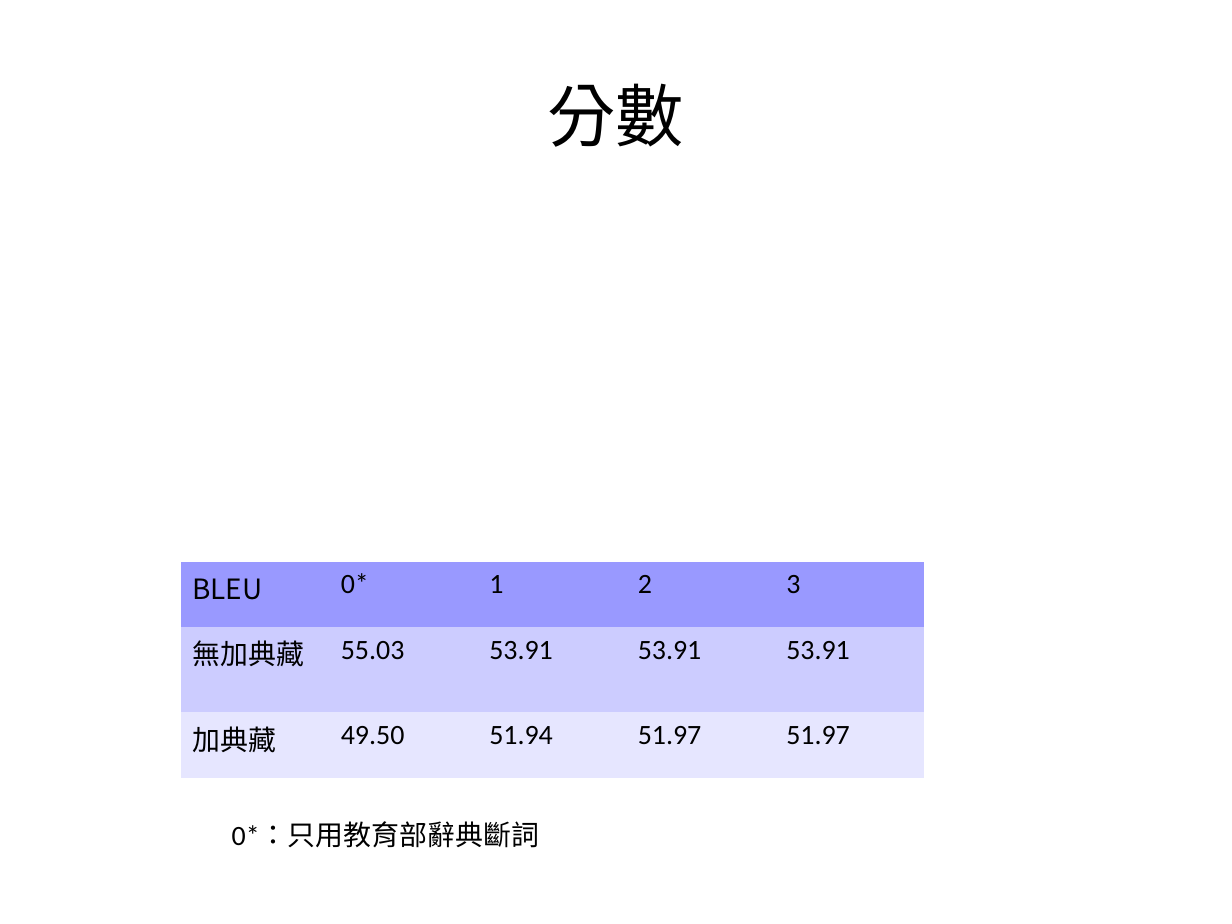
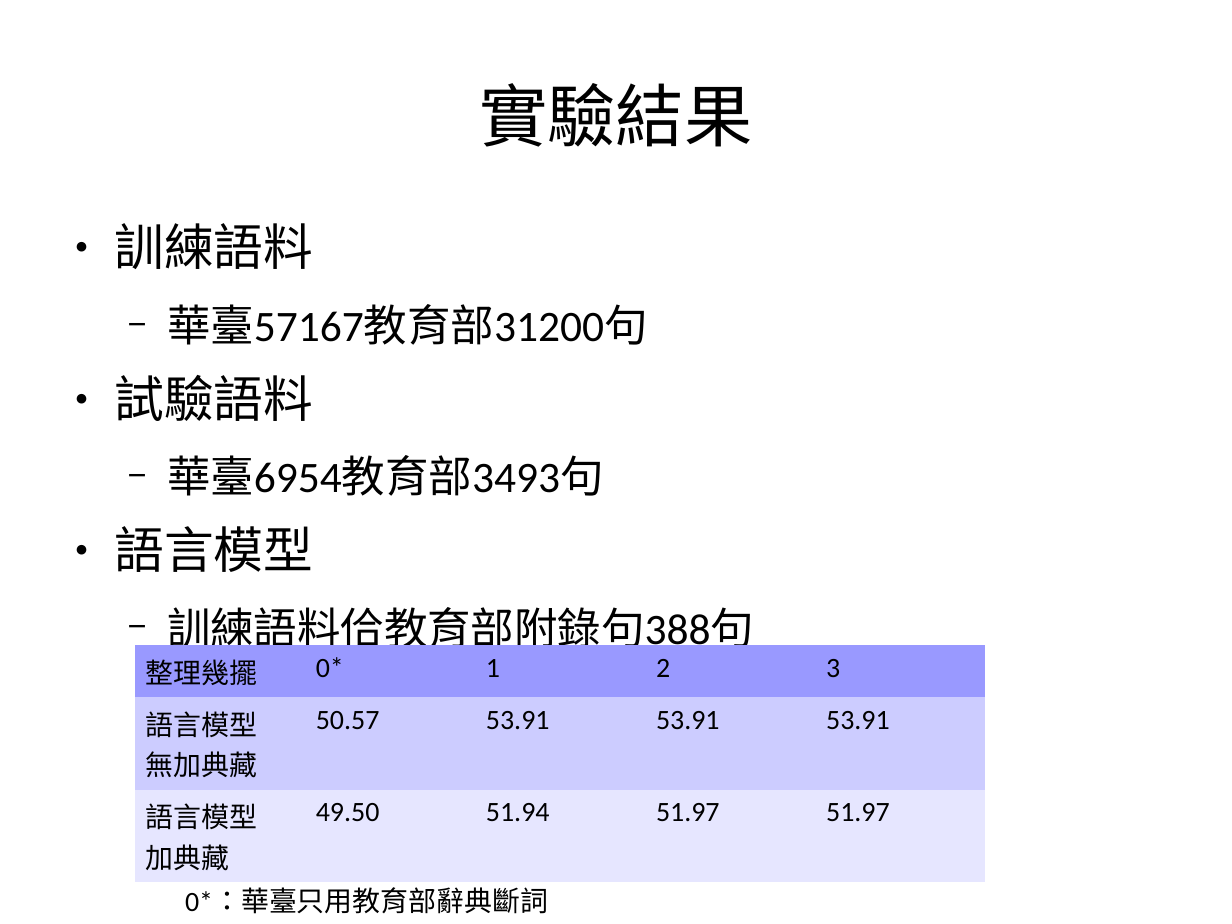
Before and after one commit to sih4sing5hong5/po3-ko3_tau5-iann2-phinn3, a slide deck: slide 30 of 翻譯報告.odp (slide 27 before the commit). Drawn at 1232x924 pixels with LibreOffice and Linux fonts; fonts in the diff are those of the drawing. Boxes give left, top, right and bottom in pixels: in the first picture for what was removed or moved away, otherwise in the second. Text is boxed around its words. In the diff, an @@ line names an element or a change of style, - is before the commit and + after.

Commit message:
加結論，整理流程圖拆一步一步 丞宏

```diff
--- a/翻譯報告.odp
+++ b/翻譯報告.odp
@@ title at (479, 83, 752, 147): text changed @@
-分數
+實驗結果
@@ text added at (114, 223, 754, 655), 28 pt, text #000000 @@
+● 訓練語料
+  − 華臺57167教育部31200句
+● 試驗語料
+  − 華臺6954教育部3493句
+● 語言模型
+  − 訓練語料佮教育部附錄句388句
@@ table at (135, 645, 985, 875) @@
-row 1, column 1: BLEU
+row 1, column 1: 整理幾擺
-row 2, column 1: 無加典藏
+row 2, column 1: 語言模型 / 無加典藏
-row 2, column 2: 55.03
+row 2, column 2: 50.57
-row 3, column 1: 加典藏
+row 3, column 1: 語言模型 / 加典藏
@@ table: place and size @@
-table at (181, 562, 925, 778)
+table at (135, 645, 985, 875)
@@ text at (185, 888, 548, 914): text changed @@
-0*：只用教育部辭典斷詞
+0*：華臺只用教育部辭典斷詞
```
Also in this commit, not shown: 3 other slides changed, 4 slides added.
